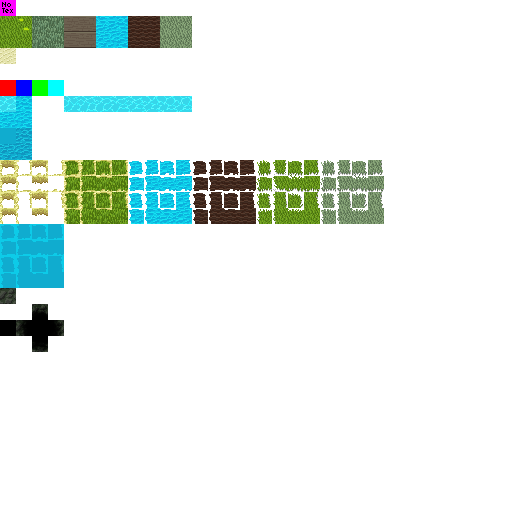
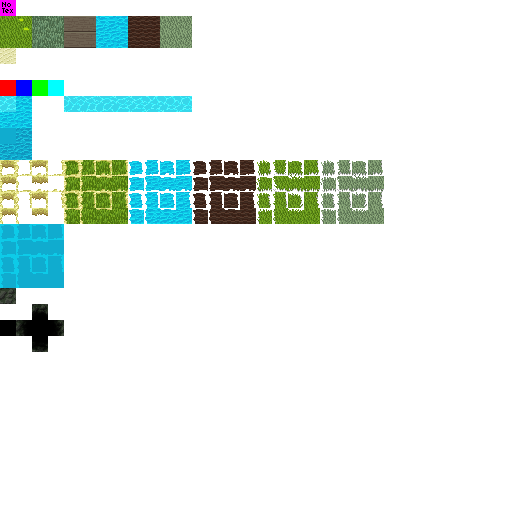
Before/after of a 512px x 512px layered artwork. What changed in the layer stack:
painted on "Layer 112" over left=321, top=177, right=341, bottom=191
